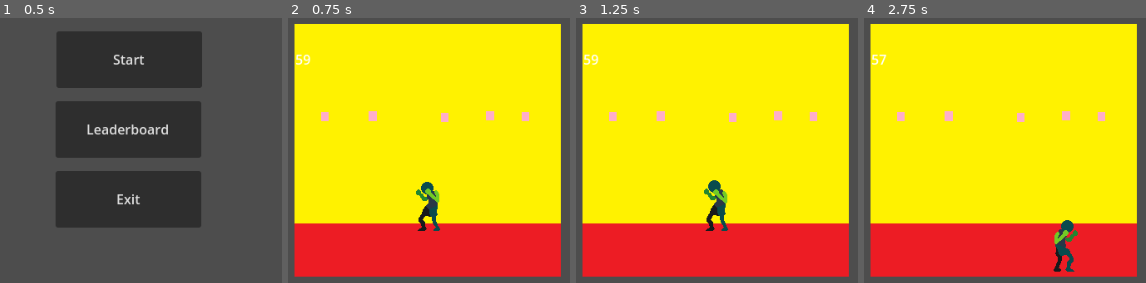
Above: before the commit, frames 1-4 (left to right).
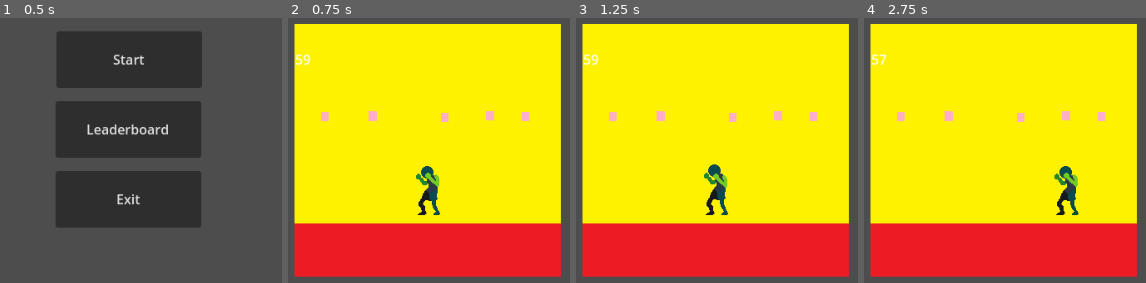
Above: after the commit, the same moments.

Repository: ct2sjk/2023_tavern_gamejam
Game: Godot game, scene res://StartMenu.tscn
Two runs of this game, one before a commit and one after it. Both use one fixed random seed, a clock stepped at 60 frames per second and the inputs below.
Inputs:
- Up to frame 1 (0.5 s): no input
- Up to frame 2 (0.75 s): click "Start" at 0.5 s
- Up to frame 3 (1.25 s): no input
- Up to frame 4 (2.75 s): tap Enter at 1.25 s; hold D (Right) 1.28-2.03 s; hold Shift (Block) 1.28-2.03 s; hold S (Down) from 2.03 s (still down); tap Shift (Block) at 2.1 s

Frame 1 is identical in both runs. In frame 2, 1.4% of the frame differs, in the area x 45-54%, y 55-81%; in frame 3, 1.4%; in frame 4, 1.9%, in the area x 67-77%, y 55-96%.

Commit message:
added several inputs

Diff:
--- a/StartMenu.tscn
+++ b/StartMenu.tscn
@@ -20,6 +20,7 @@
 text = "Start"
 
 [node name="Leaderboard" type="Button" parent="."]
+layout_mode = 0
 offset_left = 378.0
 offset_top = 242.0
 offset_right = 553.0
@@ -27,6 +28,7 @@
 text = "Leaderboard"
 
 [node name="Exit" type="Button" parent="."]
+layout_mode = 0
 offset_left = 378.0
 offset_top = 326.0
 offset_right = 553.0
--- a/character/charcontroller.gd
+++ b/character/charcontroller.gd
@@ -23,13 +23,21 @@
 	move_and_slide()
 	pick_new_state()
 
+func _unhandled_input(event):
+	print (event)
+
 func update_animation_parameters(move_input : Vector2):
 	if (move_input != Vector2.ZERO):
 		animation_tree.set("parameters/walk/blend_position", move_input)
 		animation_tree.set("parameters/idle/blend_position", move_input[0])
+		animation_tree.set("parameters/idle/blend_position",move_input[0])
+func pick_new_state():
 
-func pick_new_state():
-	if (velocity != Vector2.ZERO):
+	#if block is held play block animation
+	if Input.is_action_pressed("Block"):
+		state_machine.travel("block")
+	#if velocity is non zero play coresponding walk animation
+	elif (velocity != Vector2.ZERO):
 		state_machine.travel("walk")
 	else:
 		state_machine.travel("idle")
--- a/character/charcontroller.tscn
+++ b/character/charcontroller.tscn
@@ -6,6 +6,93 @@
 [sub_resource type="RectangleShape2D" id="RectangleShape2D_biylq"]
 size = Vector2(32, 6)
 
+[sub_resource type="Animation" id="Animation_n410s"]
+resource_name = "BlockLeft"
+length = 0.4
+loop_mode = 1
+tracks/0/type = "value"
+tracks/0/imported = false
+tracks/0/enabled = true
+tracks/0/path = NodePath("Sprite2D:frame")
+tracks/0/interp = 1
+tracks/0/loop_wrap = true
+tracks/0/keys = {
+"times": PackedFloat32Array(0, 0.1, 0.2, 0.3),
+"transitions": PackedFloat32Array(1, 1, 1, 1),
+"update": 1,
+"values": [22, 23, 24, 24]
+}
+tracks/1/type = "value"
+tracks/1/imported = false
+tracks/1/enabled = true
+tracks/1/path = NodePath("Sprite2D:scale")
+tracks/1/interp = 1
+tracks/1/loop_wrap = true
+tracks/1/keys = {
+"times": PackedFloat32Array(0),
+"transitions": PackedFloat32Array(1),
+"update": 0,
+"values": [Vector2(-1, 1)]
+}
+
+[sub_resource type="Animation" id="Animation_8fgss"]
+resource_name = "Blockright"
+length = 0.4
+loop_mode = 1
+tracks/0/type = "value"
+tracks/0/imported = false
+tracks/0/enabled = true
+tracks/0/path = NodePath("Sprite2D:frame")
+tracks/0/interp = 1
+tracks/0/loop_wrap = true
+tracks/0/keys = {
+"times": PackedFloat32Array(0, 0.1, 0.2, 0.3),
+"transitions": PackedFloat32Array(1, 1, 1, 1),
+"update": 1,
+"values": [22, 23, 24, 24]
+}
+tracks/1/type = "value"
+tracks/1/imported = false
+tracks/1/enabled = true
+tracks/1/path = NodePath("Sprite2D:scale")
+tracks/1/interp = 1
+tracks/1/loop_wrap = true
+tracks/1/keys = {
+"times": PackedFloat32Array(0),
+"transitions": PackedFloat32Array(1),
+"update": 0,
+"values": [Vector2(1, 1)]
+}
+
+[sub_resource type="Animation" id="Animation_f44vv"]
+resource_name = "Left"
+length = 0.4
+loop_mode = 1
+tracks/0/type = "value"
+tracks/0/imported = false
+tracks/0/enabled = true
+tracks/0/path = NodePath("Sprite2D:frame")
+tracks/0/interp = 1
+tracks/0/loop_wrap = true
+tracks/0/keys = {
+"times": PackedFloat32Array(0, 0.1, 0.2, 0.3),
+"transitions": PackedFloat32Array(1, 1, 1, 1),
+"update": 1,
+"values": [1, 2, 3, 4]
+}
+tracks/1/type = "value"
+tracks/1/imported = false
+tracks/1/enabled = true
+tracks/1/path = NodePath("Sprite2D:scale")
+tracks/1/interp = 1
+tracks/1/loop_wrap = true
+tracks/1/keys = {
+"times": PackedFloat32Array(0),
+"transitions": PackedFloat32Array(1),
+"update": 0,
+"values": [Vector2(-1, 1)]
+}
+
 [sub_resource type="Animation" id="Animation_kkw38"]
 resource_name = "Right"
 length = 0.4
@@ -35,93 +122,6 @@
 "values": [Vector2(1, 1)]
 }
 
-[sub_resource type="Animation" id="Animation_f44vv"]
-resource_name = "Left"
-length = 0.4
-loop_mode = 1
-tracks/0/type = "value"
-tracks/0/imported = false
-tracks/0/enabled = true
-tracks/0/path = NodePath("Sprite2D:frame")
-tracks/0/interp = 1
-tracks/0/loop_wrap = true
-tracks/0/keys = {
-"times": PackedFloat32Array(0, 0.1, 0.2, 0.3),
-"transitions": PackedFloat32Array(1, 1, 1, 1),
-"update": 1,
-"values": [1, 2, 3, 4]
-}
-tracks/1/type = "value"
-tracks/1/imported = false
-tracks/1/enabled = true
-tracks/1/path = NodePath("Sprite2D:scale")
-tracks/1/interp = 1
-tracks/1/loop_wrap = true
-tracks/1/keys = {
-"times": PackedFloat32Array(0),
-"transitions": PackedFloat32Array(1),
-"update": 0,
-"values": [Vector2(-1, 1)]
-}
-
-[sub_resource type="Animation" id="Animation_n410s"]
-resource_name = "BlockLeft"
-length = 0.4
-loop_mode = 1
-tracks/0/type = "value"
-tracks/0/imported = false
-tracks/0/enabled = true
-tracks/0/path = NodePath("Sprite2D:frame")
-tracks/0/interp = 1
-tracks/0/loop_wrap = true
-tracks/0/keys = {
-"times": PackedFloat32Array(0, 0.1, 0.2, 0.3),
-"transitions": PackedFloat32Array(1, 1, 1, 1),
-"update": 1,
-"values": [22, 23, 24, 24]
-}
-tracks/1/type = "value"
-tracks/1/imported = false
-tracks/1/enabled = true
-tracks/1/path = NodePath("Sprite2D:scale")
-tracks/1/interp = 1
-tracks/1/loop_wrap = true
-tracks/1/keys = {
-"times": PackedFloat32Array(0),
-"transitions": PackedFloat32Array(1),
-"update": 0,
-"values": [Vector2(-1, 1)]
-}
-
-[sub_resource type="Animation" id="Animation_8fgss"]
-resource_name = "Blockright"
-length = 0.4
-loop_mode = 1
-tracks/0/type = "value"
-tracks/0/imported = false
-tracks/0/enabled = true
-tracks/0/path = NodePath("Sprite2D:frame")
-tracks/0/interp = 1
-tracks/0/loop_wrap = true
-tracks/0/keys = {
-"times": PackedFloat32Array(0, 0.1, 0.2, 0.3),
-"transitions": PackedFloat32Array(1, 1, 1, 1),
-"update": 1,
-"values": [22, 23, 24, 24]
-}
-tracks/1/type = "value"
-tracks/1/imported = false
-tracks/1/enabled = true
-tracks/1/path = NodePath("Sprite2D:scale")
-tracks/1/interp = 1
-tracks/1/loop_wrap = true
-tracks/1/keys = {
-"times": PackedFloat32Array(0),
-"transitions": PackedFloat32Array(1),
-"update": 0,
-"values": [Vector2(1, 1)]
-}
-
 [sub_resource type="Animation" id="Animation_2aqu5"]
 resource_name = "idle_left"
 length = 0.4
@@ -166,6 +166,188 @@
 "transitions": PackedFloat32Array(1, 1, 1),
 "update": 1,
 "values": [5, 6, 7]
+}
+tracks/1/type = "value"
+tracks/1/imported = false
+tracks/1/enabled = true
+tracks/1/path = NodePath("Sprite2D:scale")
+tracks/1/interp = 1
+tracks/1/loop_wrap = true
+tracks/1/keys = {
+"times": PackedFloat32Array(0),
+"transitions": PackedFloat32Array(1),
+"update": 0,
+"values": [Vector2(1, 1)]
+}
+
+[sub_resource type="Animation" id="Animation_plfj5"]
+resource_name = "jumpfaceleft"
+length = 0.8
+loop_mode = 1
+tracks/0/type = "value"
+tracks/0/imported = false
+tracks/0/enabled = true
+tracks/0/path = NodePath("Sprite2D:frame")
+tracks/0/interp = 1
+tracks/0/loop_wrap = true
+tracks/0/keys = {
+"times": PackedFloat32Array(0, 0.1, 0.2, 0.3, 0.5, 0.6, 0.7, 0.8),
+"transitions": PackedFloat32Array(1, 1, 1, 1, 1, 1, 1, 1),
+"update": 1,
+"values": [25, 26, 27, 28, 28, 27, 26, 25]
+}
+tracks/1/type = "value"
+tracks/1/imported = false
+tracks/1/enabled = true
+tracks/1/path = NodePath("Sprite2D:scale")
+tracks/1/interp = 1
+tracks/1/loop_wrap = true
+tracks/1/keys = {
+"times": PackedFloat32Array(0),
+"transitions": PackedFloat32Array(1),
+"update": 0,
+"values": [Vector2(-1, 1)]
+}
+tracks/2/type = "value"
+tracks/2/imported = false
+tracks/2/enabled = true
+tracks/2/path = NodePath("Sprite2D:offset")
+tracks/2/interp = 1
+tracks/2/loop_wrap = true
+tracks/2/keys = {
+"times": PackedFloat32Array(0.1, 0.4, 0.7),
+"transitions": PackedFloat32Array(1, 1, 1),
+"update": 0,
+"values": [Vector2(0, 0), Vector2(0, -64), Vector2(0, 0)]
+}
+
+[sub_resource type="Animation" id="Animation_6rtyd"]
+resource_name = "jumpfaceright"
+length = 0.8
+loop_mode = 1
+tracks/0/type = "value"
+tracks/0/imported = false
+tracks/0/enabled = true
+tracks/0/path = NodePath("Sprite2D:frame")
+tracks/0/interp = 1
+tracks/0/loop_wrap = true
+tracks/0/keys = {
+"times": PackedFloat32Array(0, 0.1, 0.2, 0.3, 0.5, 0.6, 0.7, 0.8),
+"transitions": PackedFloat32Array(1, 1, 1, 1, 1, 1, 1, 1),
+"update": 1,
+"values": [25, 26, 27, 28, 28, 27, 26, 25]
+}
+tracks/1/type = "value"
+tracks/1/imported = false
+tracks/1/enabled = true
+tracks/1/path = NodePath("Sprite2D:scale")
+tracks/1/interp = 1
+tracks/1/loop_wrap = true
+tracks/1/keys = {
+"times": PackedFloat32Array(0),
+"transitions": PackedFloat32Array(1),
+"update": 0,
+"values": [Vector2(1, 1)]
+}
+tracks/2/type = "value"
+tracks/2/imported = false
+tracks/2/enabled = true
+tracks/2/path = NodePath("Sprite2D:offset")
+tracks/2/interp = 1
+tracks/2/loop_wrap = true
+tracks/2/keys = {
+"times": PackedFloat32Array(0.1, 0.4, 0.7),
+"transitions": PackedFloat32Array(1, 1, 1),
+"update": 0,
+"values": [Vector2(0, 0), Vector2(0, -64), Vector2(0, 0)]
+}
+tracks/3/type = "value"
+tracks/3/imported = false
+tracks/3/enabled = true
+tracks/3/path = NodePath("Hitbox:position")
+tracks/3/interp = 1
+tracks/3/loop_wrap = true
+tracks/3/keys = {
+"times": PackedFloat32Array(0.1, 0.4, 0.7),
+"transitions": PackedFloat32Array(1, 1, 1),
+"update": 0,
+"values": [Vector2(0.5, 1), Vector2(-1.5, -63), Vector2(0.5, 1)]
+}
+
+[sub_resource type="Animation" id="Animation_v6mdp"]
+resource_name = "jabright"
+length = 0.4
+loop_mode = 1
+tracks/0/type = "value"
+tracks/0/imported = false
+tracks/0/enabled = true
+tracks/0/path = NodePath("Sprite2D:frame")
+tracks/0/interp = 1
+tracks/0/loop_wrap = true
+tracks/0/keys = {
+"times": PackedFloat32Array(0, 0.1, 0.2, 0.3),
+"transitions": PackedFloat32Array(1, 1, 1, 1),
+"update": 1,
+"values": [9, 10, 11, 12]
+}
+tracks/1/type = "value"
+tracks/1/imported = false
+tracks/1/enabled = true
+tracks/1/path = NodePath("Sprite2D:scale")
+tracks/1/interp = 1
+tracks/1/loop_wrap = true
+tracks/1/keys = {
+"times": PackedFloat32Array(0),
+"transitions": PackedFloat32Array(1),
+"update": 0,
+"values": [Vector2(1, 1)]
+}
+
+[sub_resource type="Animation" id="Animation_8sbec"]
+resource_name = "jableft"
+length = 0.4
+loop_mode = 1
+tracks/0/type = "value"
+tracks/0/imported = false
+tracks/0/enabled = true
+tracks/0/path = NodePath("Sprite2D:frame")
+tracks/0/interp = 1
+tracks/0/loop_wrap = true
+tracks/0/keys = {
+"times": PackedFloat32Array(0, 0.1, 0.2, 0.3),
+"transitions": PackedFloat32Array(1, 1, 1, 1),
+"update": 1,
+"values": [9, 10, 11, 12]
+}
+tracks/1/type = "value"
+tracks/1/imported = false
+tracks/1/enabled = true
+tracks/1/path = NodePath("Sprite2D:scale")
+tracks/1/interp = 1
+tracks/1/loop_wrap = true
+tracks/1/keys = {
+"times": PackedFloat32Array(0),
+"transitions": PackedFloat32Array(1),
+"update": 0,
+"values": [Vector2(-1, 1)]
+}
+
+[sub_resource type="Animation" id="Animation_tdu0y"]
+resource_name = "crossright"
+length = 0.5
+loop_mode = 1
+step = 0.05
+tracks/0/type = "value"
+tracks/0/imported = false
+tracks/0/enabled = true
+tracks/0/path = NodePath("Sprite2D:frame")
+tracks/0/interp = 1
+tracks/0/loop_wrap = true
+tracks/0/keys = {
+"times": PackedFloat32Array(0, 0.15, 0.3, 0.45),
+"transitions": PackedFloat32Array(1, 1, 1, 1),
+"update": 1,
+"values": [9, 14, 15, 16]
 }
 tracks/1/type = "value"
 tracks/1/imported = false
@@ -186,8 +368,13 @@
 "Blockright": SubResource("Animation_8fgss"),
 "Left": SubResource("Animation_f44vv"),
 "Right": SubResource("Animation_kkw38"),
+"crossright": SubResource("Animation_tdu0y"),
 "idle_left": SubResource("Animation_2aqu5"),
-"idle_right": SubResource("Animation_4jog5")
+"idle_right": SubResource("Animation_4jog5"),
+"jableft": SubResource("Animation_8sbec"),
+"jabright": SubResource("Animation_v6mdp"),
+"jumpfaceleft": SubResource("Animation_plfj5"),
+"jumpfaceright": SubResource("Animation_6rtyd")
 }
 
 [sub_resource type="AnimationNodeAnimation" id="AnimationNodeAnimation_edvgq"]
@@ -263,7 +450,10 @@
 states/walk/node = SubResource("AnimationNodeBlendSpace2D_6ds5s")
 states/walk/position = Vector2(342, 184)
 transitions = ["Start", "walk", SubResource("AnimationNodeStateMachineTransition_25ncr"), "walk", "block", SubResource( …(268 unchanged characters)…
-graph_offset = Vector2(6, 48)
+graph_offset = Vector2(38, 52)
+
+[sub_resource type="RectangleShape2D" id="RectangleShape2D_8aseq"]
+size = Vector2(29, 62)
 
 [node name="CharacterBody2D" type="CharacterBody2D"]
 script = ExtResource("1_ddrtq")
@@ -271,7 +461,7 @@
 [node name="Sprite2D" type="Sprite2D" parent="."]
 texture = ExtResource("2_iooyo")
 hframes = 29
-frame = 6
+frame = 4
 
 [node name="CharPosition" type="CollisionShape2D" parent="."]
 position = Vector2(0, 29)
@@ -292,3 +482,6 @@
 parameters/block/blend_position = 0.096096
 parameters/idle/blend_position = 0.00450456
 parameters/walk/blend_position = Vector2(0.1488, 0.189427)
+
+[node name="Hitbox" type="CollisionShape2D" parent="."]
+shape = SubResource("RectangleShape2D_8aseq")
Not shown: 1 places in character/charcontroller.tscn that only renumber resources
